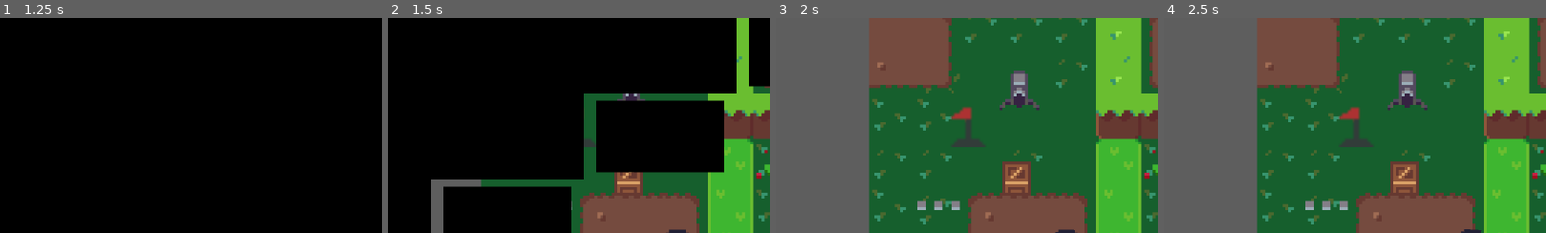
Above: before the commit, frames 1-4 (left to right).
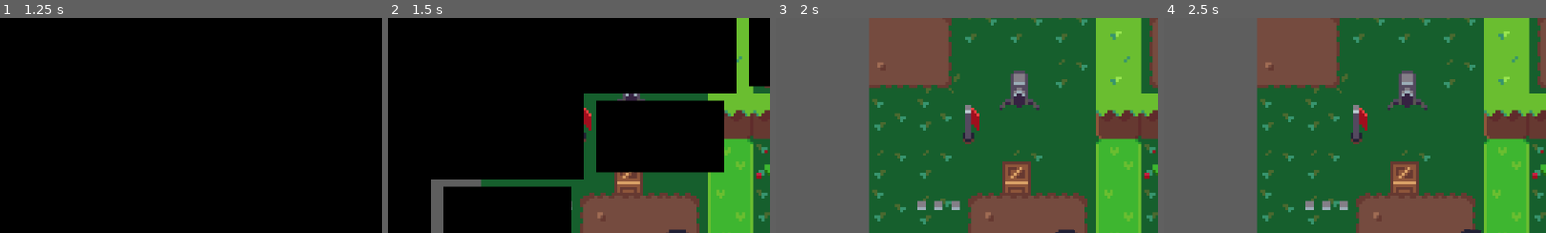
Above: after the commit, the same moments.

Repository: francosorbello/ciclos-jam
Game: Godot game, scene res://main/main.tscn
Two runs of this game, one before a commit and one after it. Both use one fixed random seed, a clock stepped at 60 frames per second and the inputs below.
Inputs (mouse positions are % of the whole screen's width and height, from its top left):
- Up to frame 1 (1.25 s): move the mouse to (72, 45) at 0.52 s; hold Right (move_right) from 0.53 s (still down)
- Up to frame 2 (1.5 s): move the mouse to (30, 55) at 1.27 s; release Right (move_right) at 1.28 s; hold Down (move_down) from 1.28 s (still down)
- Up to frame 3 (2 s): keep holding Down (move_down)
- Up to frame 4 (2.5 s): move the mouse to (60, 28) at 2.02 s; release Down (move_down) at 2.03 s; hold Right (move_right) from 2.03 s (still down)
The pictures show only the part of the screen within x 14-64%, y 22-72%; the shares and areas given below are measured in that part.

Frame 1 is identical in both runs. In frame 2, 0.3% of the frame differs, in the area x 51-55%, y 41-60%; in frame 3, 0.9%, in the area x 45-55%, y 40-60%; in frame 4, 0.9%.

Commit message:
Refactor to flag entity

Diff:
--- a/content/levels/rulo/test_level.tscn
+++ b/content/levels/rulo/test_level.tscn
@@ -43,6 +43,7 @@
 
 [node name="Flag" parent="." unique_id=1136091313 instance=ExtResource("5_m4rtj")]
 position = Vector2(35, 59)
+start_enabled = false
 connection_name = "test"
 
 [node name="ProjectileSpawner" parent="." unique_id=1439850339 instance=ExtResource("6_52hsn")]
--- a/systems/flag/flag.gd
+++ b/systems/flag/flag.gd
@@ -1,26 +1,42 @@
+@tool
 extends Node2D
 
+@export_category("Flag specific")
+@export var next_screen_name: String
+@export var start_enabled: bool = true:
+	set(value):
+		start_enabled = value
+		if Engine.is_editor_hint() and enabled_texture:
+			if value:
+				$Sprite2D.texture = enabled_texture
+			else:
+				$Sprite2D.texture = disabled_texture
+
+@export_category("Connections")
 @export var connection_name: String
 
+@export_category("Sprites")
+@export var enabled_texture: Texture2D
+@export var disabled_texture: Texture2D
+
 func _ready() -> void:
-	GlobalEventSystem.suscribe(self, "_on_global_event")
+	$WinArea.next_screen_name = next_screen_name
+	if start_enabled:
+		enable()
+	else:
+		disable()
+	$InteractionToggleComponent.connection_name = connection_name
 
-func toggle_to(value: bool):
-	$FlagArea/CollisionShape2D.set_deferred("disabled", not value)
-	var sprite: Sprite2D = $Sprite2D
-	if value:
-		sprite.region_rect.position.x = 0
-	else:
-		sprite.region_rect.position.x = 16
+func enable():
+	$WinArea.enable()
+	$Sprite2D.texture = enabled_texture
 
-func toggle():
-	toggle_to($FlagArea/CollisionShape2D.disabled)
+func disable():
+	$WinArea.disable()
+	$Sprite2D.texture = disabled_texture
 
-func _on_flag_area_body_entered(body: Node2D) -> void:
-	if body is APlayer:
-		toggle_to(false)
+func _on_interaction_toggle_component_enable() -> void:
+	enable()
 
-func _on_global_event(event: GlobalEventSystem.GameEvent, message: Dictionary):
-	if event == GlobalEventSystem.GameEvent.GE_INTERACTION:
-		if message.get("connection") == connection_name:
-			toggle()
+func _on_interaction_toggle_component_disable() -> void:
+	disable()
--- a/systems/flag/flag.tscn
+++ b/systems/flag/flag.tscn
@@ -1,23 +1,24 @@
 [gd_scene format=3 uid="uid://d3aehi3y3q04k"]
 
 [ext_resource type="Script" uid="uid://dg7v0k441yknt" path="res://systems/flag/flag.gd" id="1_fs66n"]
-[ext_resource type="Texture2D" uid="uid://dlyhqtbk7saq2" path="res://content/art/flag.png" id="1_pdi53"]
-
-[sub_resource type="CircleShape2D" id="CircleShape2D_pdi53"]
-radius = 12.0415945
+[ext_resource type="Texture2D" uid="uid://3dbgtosqfl3y" path="res://content/art/Sprites_Flag/Sprite_FlagActive.png" id="2_i0520"]
+[ext_resource type="PackedScene" uid="uid://tycvm1u45l8r" path="res://systems/win_area/win_area.tscn" id="3_arqmq"]
+[ext_resource type="Texture2D" uid="uid://5gajowrb4bra" path="res://content/art/Sprites_Flag/Sprite_FlagInactive.png" id="3_xweuw"]
+[ext_resource type="PackedScene" uid="uid://cxr37g7kjx4gx" path="res://systems/utils/interaction_toggle_component.tscn" id="4_ug2fd"]
 
 [node name="Flag" type="Node2D" unique_id=1136091313]
+texture_filter = 1
 script = ExtResource("1_fs66n")
-
-[node name="FlagArea" type="Area2D" parent="." unique_id=1865096839]
-
-[node name="CollisionShape2D" type="CollisionShape2D" parent="FlagArea" unique_id=1439793032]
-shape = SubResource("CircleShape2D_pdi53")
-disabled = true
+enabled_texture = ExtResource("2_i0520")
+disabled_texture = ExtResource("3_xweuw")
 
 [node name="Sprite2D" type="Sprite2D" parent="." unique_id=1816724822]
-texture = ExtResource("1_pdi53")
-region_enabled = true
+texture = ExtResource("2_i0520")
 region_rect = Rect2(0, 0, 16, 16)
 
-[connection signal="body_entered" from="FlagArea" to="." method="_on_flag_area_body_entered"]
+[node name="WinArea" parent="." unique_id=83842085 instance=ExtResource("3_arqmq")]
+
+[node name="InteractionToggleComponent" parent="." unique_id=820501649 instance=ExtResource("4_ug2fd")]
+
+[connection signal="disable" from="InteractionToggleComponent" to="." method="_on_interaction_toggle_component_disable"]
+[connection signal="enable" from="InteractionToggleComponent" to="." method="_on_interaction_toggle_component_enable"]
--- /dev/null
+++ b/systems/win_area/win_area.gd
@@ -0,0 +1,15 @@
+extends Area2D
+
+@export var next_screen_name: String
+
+func enable():
+    $CollisionShape2D.set_deferred("disabled", false)
+
+func disable():
+    $CollisionShape2D.set_deferred("disabled", true)
+
+
+func _on_body_entered(body: Node2D):
+    if body is APlayer:
+        $CollisionShape2D.set_deferred("disabled", true)
+        GlobalSignal.change_scene_requested.emit(next_screen_name)
--- /dev/null
+++ b/systems/win_area/win_area.tscn
@@ -0,0 +1,14 @@
+[gd_scene format=3 uid="uid://tycvm1u45l8r"]
+
+[ext_resource type="Script" uid="uid://c2k8h6t1e5cti" path="res://systems/win_area/win_area.gd" id="1_dtlom"]
+
+[sub_resource type="RectangleShape2D" id="RectangleShape2D_uvvs6"]
+size = Vector2(16, 16)
+
+[node name="WinArea" type="Area2D" unique_id=83842085]
+script = ExtResource("1_dtlom")
+
+[node name="CollisionShape2D" type="CollisionShape2D" parent="." unique_id=796995892]
+shape = SubResource("RectangleShape2D_uvvs6")
+
+[connection signal="body_entered" from="." to="." method="_on_body_entered"]
Not shown, added: systems/win_area/win_area.gd.uid
